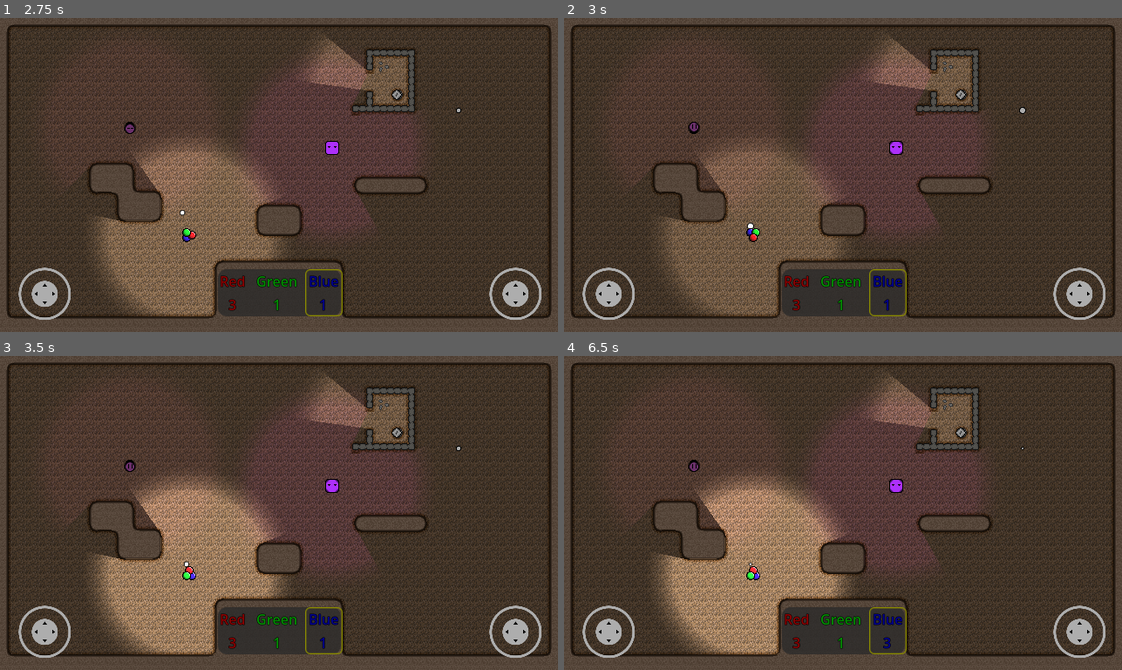
Above: before the commit, frames 1-4 (two rows, left to right).
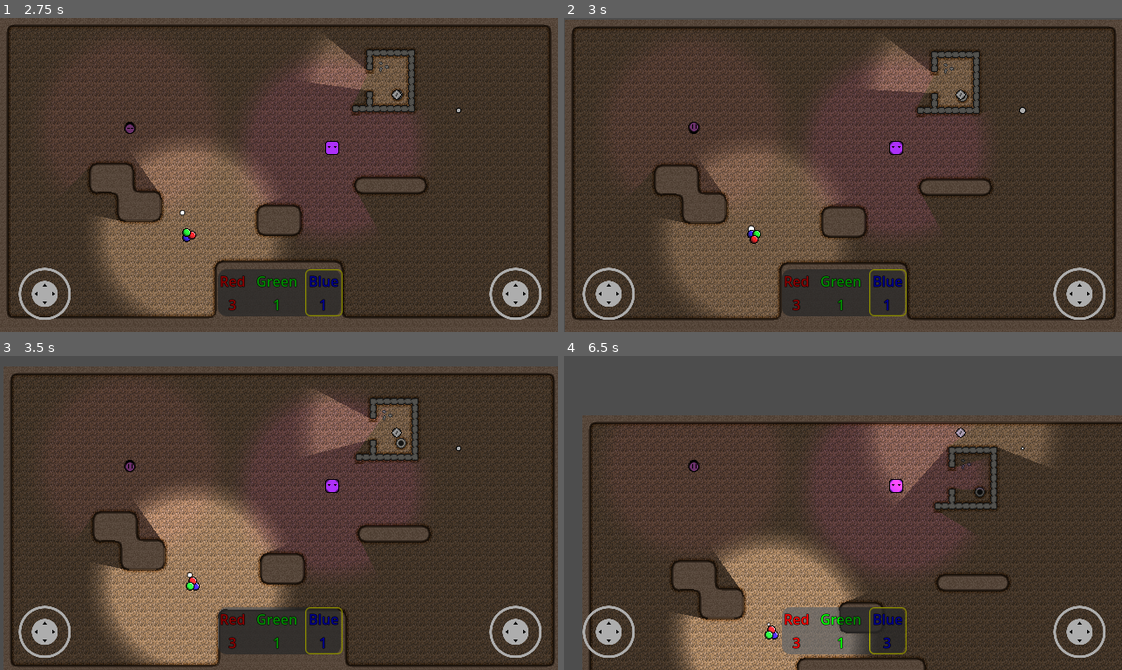
Above: after the commit, the same moments.

Repository: Degenerate-Games/shadows-below
Game: Godot game, scene res://scenes/levels/sprite_Test.tscn
The game is run twice, just before and just after one commit, with the same random seed, the same clock (stepped at 60 frames per second) and the same inputs. This scene is started directly instead of the project's main scene.
Inputs (mouse positions are in pixels of both pictures, inside the frame that each line leads up to):
- Up to frame 1 (2.75 s): move the mouse to (251, 237) at 0.52 s; hold I (mixing_ui_up) 0.53-1.25 s; click (251, 237) at 0.67 s; drag from (446, 222) to (189, 234) at 1.27 s; move the mouse to (111, 127) at 2.02 s; hold J (mixing_ui_left) from 2.03 s (still down)
- Up to frame 2 (3 s): release J (mixing_ui_left) at 2.75 s; drag from (870, 175) to (960, 93) at 2.77 s
- Up to frame 3 (3.5 s): no input
- Up to frame 4 (6.5 s): move the mouse to (759, 434) at 3.52 s; hold K (mixing_ui_down) 3.53-4.25 s; drag from (965, 497) to (753, 572) at 4.27 s; move the mouse to (731, 528) at 5.02 s; hold I (mixing_ui_up) 5.03-5.75 s; click (731, 528) at 5.17 s; drag from (898, 443) to (731, 528) at 5.77 s

Frame 1 is identical in both runs. In frame 2, 23% of the frame differs, in the area x 0-100%, y 0-100%; in frame 3, 31%; in frame 4, 49%.

Commit message:
Update player collision

Diff:
--- a/scenes/player.tscn
+++ b/scenes/player.tscn
@@ -79,13 +79,13 @@
 fill_from = Vector2(0.5, 0.5)
 
 [sub_resource type="CircleShape2D" id="CircleShape2D_uwdjj"]
-radius = 9.43396
+radius = 9.0
 
 [sub_resource type="CircleShape2D" id="CircleShape2D_2pfb1"]
 radius = 127.142
 
 [node name="Player" type="CharacterBody2D"]
-collision_mask = 18
+collision_mask = 30
 motion_mode = 1
 script = ExtResource("1_envdg")
 metadata/_edit_group_ = true
@@ -102,7 +102,6 @@
 texture = SubResource("GradientTexture2D_2ygnd")
 
 [node name="CollisionShape2D" type="CollisionShape2D" parent="."]
-scale = Vector2(1.06, 1.06)
 shape = SubResource("CircleShape2D_uwdjj")
 
 [node name="Area2D" type="Area2D" parent="."]
